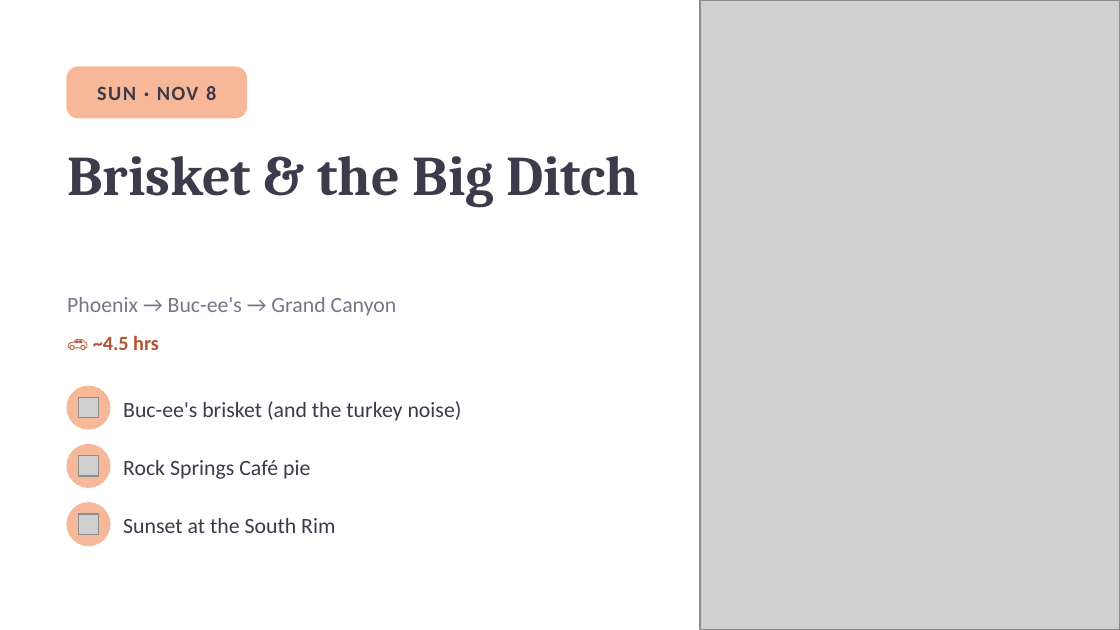
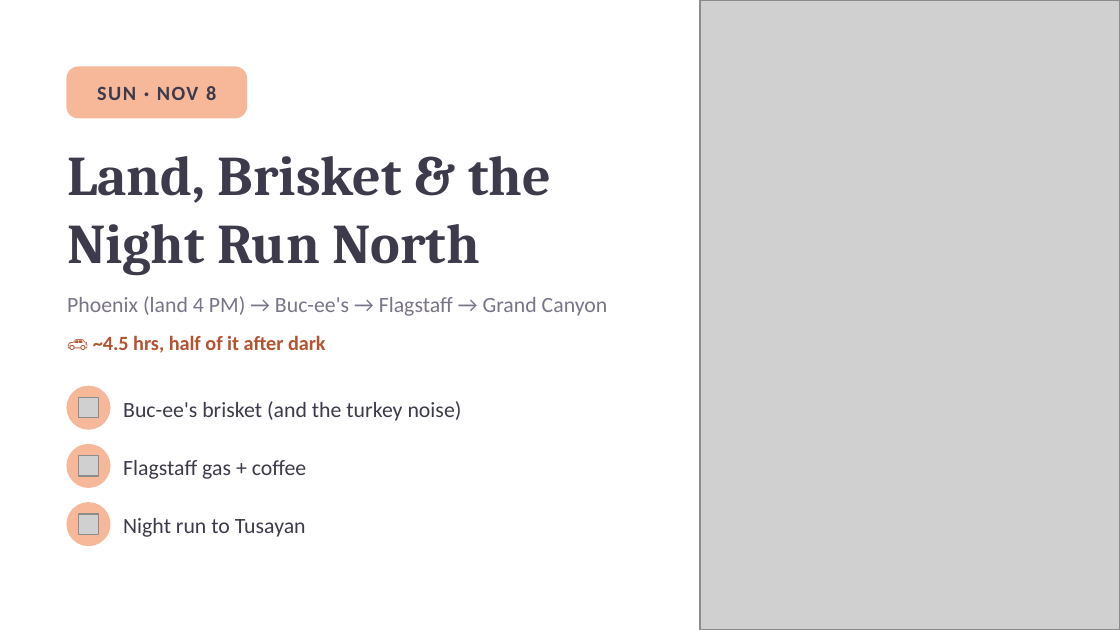
Before and after one commit to kohl-crypto/desert-to-divide, a slide deck: slide 4 of Desert-to-Divide-Tour-Guide.pptx. Drawn at 1120x630 pixels with LibreOffice and Linux fonts; fonts in the diff are those of the drawing; grey boxes stand for pictures. Boxes give left, top, right and bottom in pixels: in the first picture for what was removed or moved away, otherwise in the second. Text is boxed around its words. In the diff, an @@ line names an element or a change of style, - is before the commit and + after.

```diff
--- a/Desert-to-Divide-Tour-Guide.pptx
+++ b/Desert-to-Divide-Tour-Guide.pptx
@@ title at (67,156,551,275): text changed @@
-Brisket & the Big Ditch
+Land, Brisket & the Night Run North
@@ text at (67,296,608,316): text changed @@
-Phoenix → Buc-ee's → Grand Canyon
+Phoenix (land 4 PM) → Buc-ee's → Flagstaff → Grand Canyon
@@ text at (93,335,326,353): text changed @@
-🚗 ~4.5 hrs
+🚗 ~4.5 hrs, half of it after dark
@@ text at (123,460,306,479): text changed @@
-Rock Springs Café pie
+Flagstaff gas + coffee
@@ text at (123,518,306,537): text changed @@
-Sunset at the South Rim
+Night run to Tusayan
```
Also in this commit, not shown: 13 other slides changed, 1 slide added, 1 slide removed, 4 other files.
